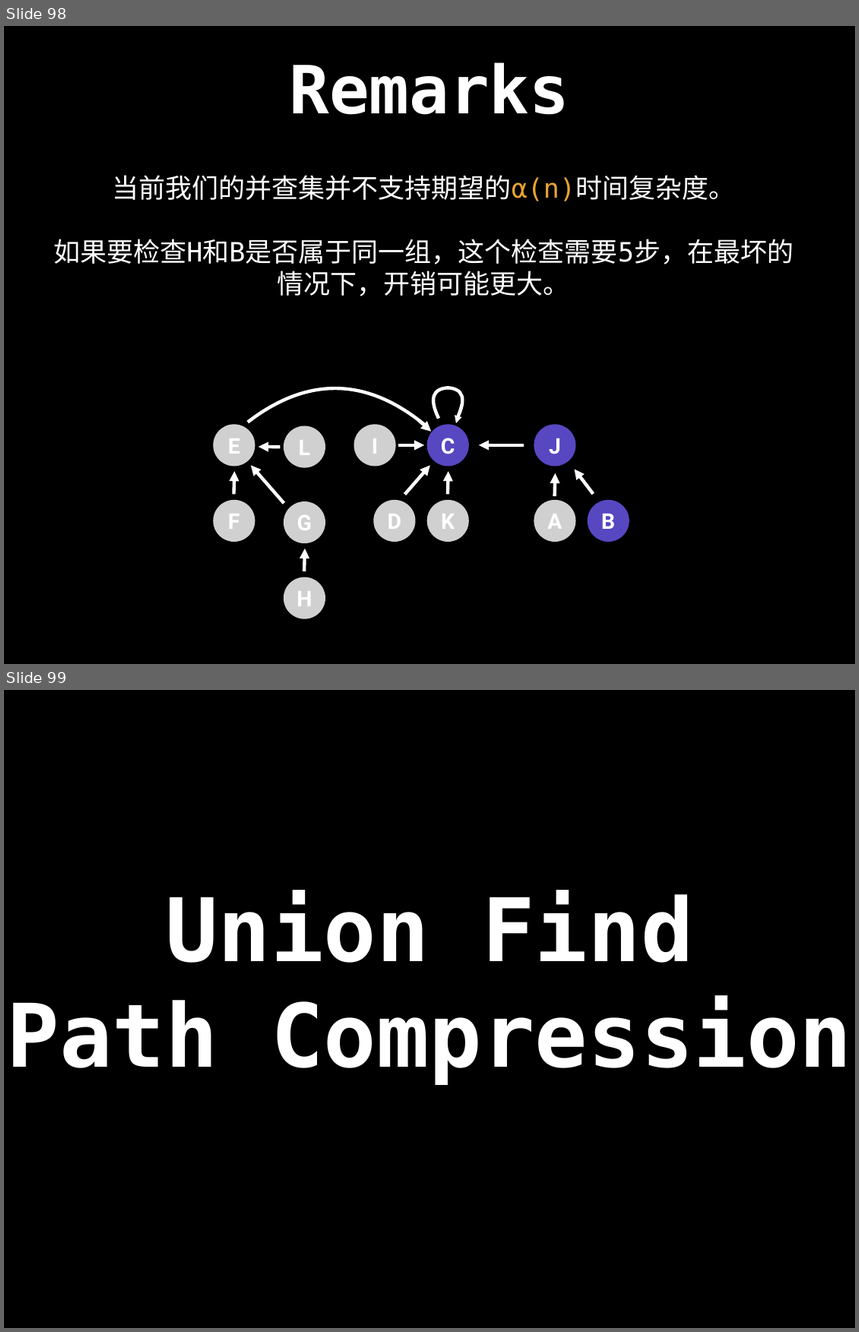
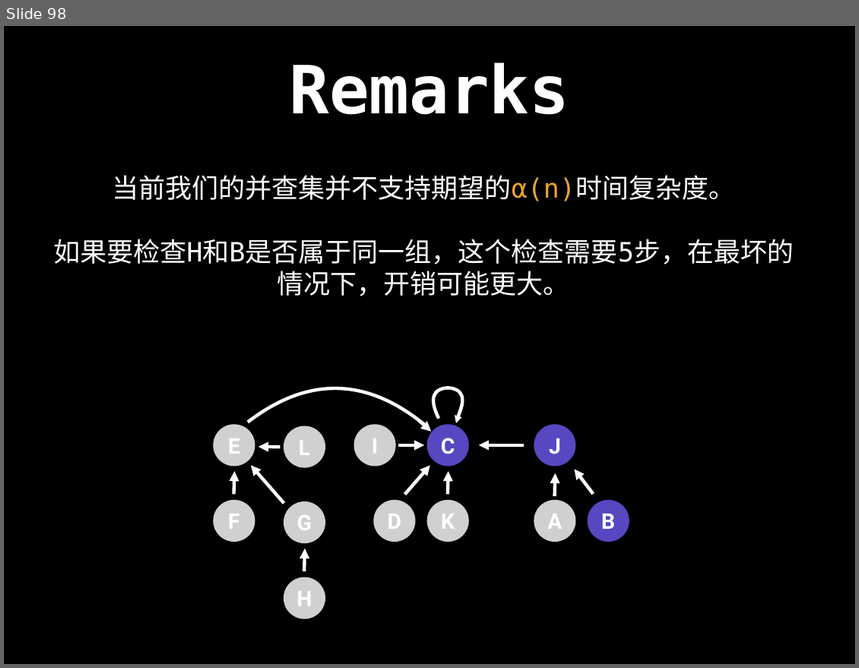
Before and after one commit to spring2go/Algorithms, a slide deck: slides/datastructures/unionfind/UnionFind.pptx. Shown one above the other, each under a label of ours: slides 98 and 99 before the commit, slide 98 after it. The pictures are 859x1332 and 859x668 pixels, drawn with LibreOffice and Linux fonts; fonts in the diff are those of the drawing; grey boxes stand for pictures. Boxes give left, top, right and bottom in pixels: in the first picture for what was removed or moved away, otherwise in the second. Text is boxed around its words. In the diff, an @@ line names an element or a change of style, - is before the commit and + after.

```diff
--- a/slides/datastructures/unionfind/UnionFind.pptx
+++ b/slides/datastructures/unionfind/UnionFind.pptx
@@ slide 99 removed at bbox=[4, 690, 855, 1328], background #000000 @@
@@ title removed at bbox=[7, 890, 852, 1084] @@
-Union Find
-Path Compression
```
Also in this commit, not shown: 50 slides changed, 1 slide added.
